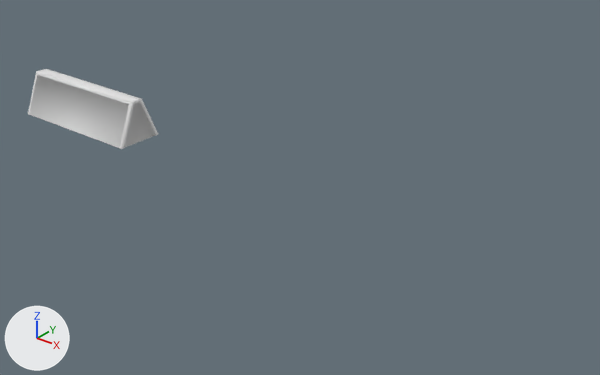
Renders of the FBX model Assets/3D/Meshes/Wall_D.fbx from each side of a commit.
Camera for both pictures: a camera (50 mm lens) standing at (31.7, -23.3, 14.9) and looking at (12.3, 0.9, -0.2). Every picture has the same lights, and +X, +Y and +Z are marked at lower left. Where no turn or scale is listed for an object, it has been applied to the vertices.

The scene before the commit, as lines of its bpy script (objects in view):
```python
me_cube_004 = bpy.data.meshes.new('Cube.004')
me_cube_004.from_pydata(...)  # 44 vertices, 33 faces; spans x -3.57..3.57, y -1.14..1.14, z 0.0..2.04
me_cube_004.materials.append(mat_material_007)  # its picture is missing
ob_wall_d = bpy.data.objects.new('Wall_D', me_cube_004)
ob_wall_d.location = (0.06, -0.08, -0.07)
```
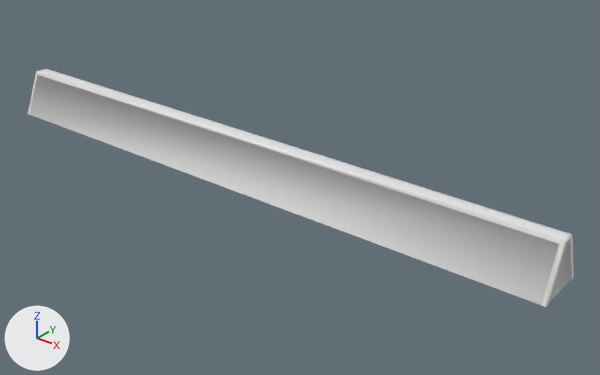
The newer file is also turned or shifted as a whole; pictures and numbers use the older file's frame.

Pixel boxes [x1, y1, x2, y2] of what changed, in the pictures (600 x 375 px; the box of a moved part takes in the faces that stretch with it):
'Wall_D', reshaped (318% wider, 195% taller)
    before: [28, 69, 158, 149]
    after: [28, 69, 574, 307]
part 1 of me_cube_004, moved or reshaped
    before: [48, 95, 158, 149]
    after: [48, 95, 574, 307]

Patch to the scene script:
```diff
--- a/Assets/3D/Meshes/Wall_D.fbx.py
+++ b/Assets/3D/Meshes/Wall_D.fbx.py
@@ me_cube_004 @@
 # used by ob_wall_d; location = (0.06, -0.08, -0.07)
-me_cube_004.from_pydata(...)  # 44 vertices, 33 faces; spans x -3.57..3.57, y -1.14..1.14, z 0.0..2.04
+me_cube_004.from_pydata(...)  # 54 vertices, 42 faces; spans x -3.57..23.91, y -1.14..1.14, z 0.0..2.04
+# me_cube_004 part 1
+# 18 vertices are removed from x 3.41..3.57, y -1.14..1.14, z 0.0..2.04
+# 21 faces are deleted
+# 4 vertices in x 3.41, y -1.11..1.11, z 0.0..1.9 move by (6.76, 0.0, 0.0)
+# 20 vertices are added at x 10.17..23.91, y -1.14..1.14, z 0.0..2.04
+# 8 new vertices lie (13.58, 0.0, 0.0) away from vertices in x -3.41..3.41, y -1.11..1.11, z 0.0..2.04
+# 30 new faces join them
 me_cube_004.materials.append(mat_material_007)
```
